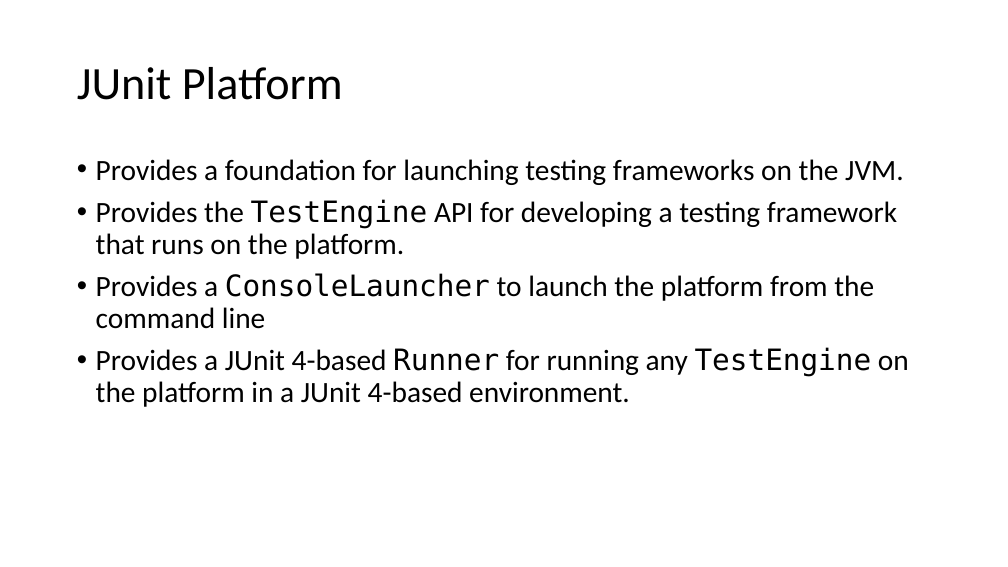
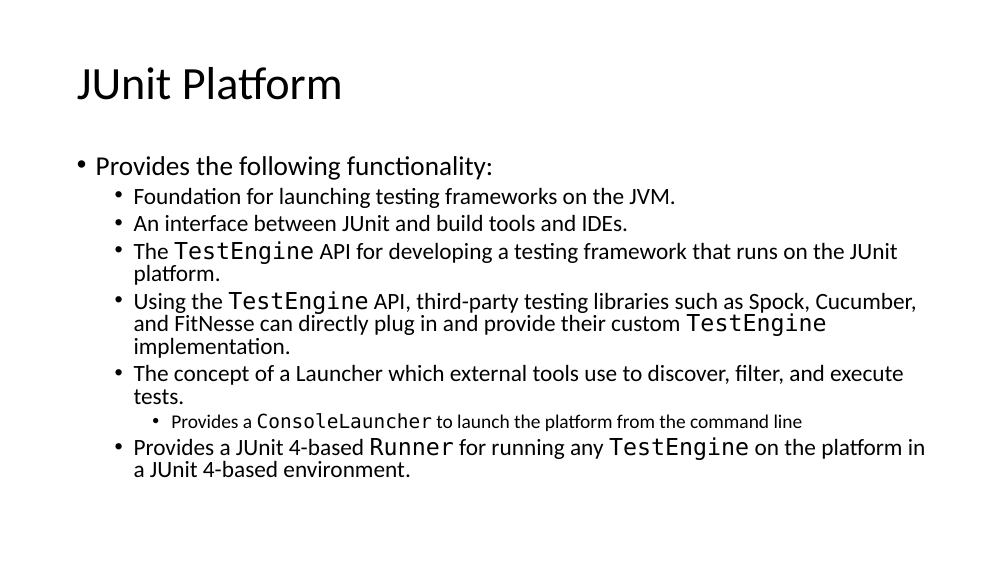
Before and after one commit to cebartling/test-driven, a slide deck: slide 3 of presentations/Introduction to JUnit 5.pptx. Drawn at 1008x567 pixels with LibreOffice and Linux fonts; fonts in the diff are those of the drawing. Boxes give left, top, right and bottom in pixels: in the first picture for what was removed or moved away, otherwise in the second. Text is boxed around its words. In the diff, an @@ line names an element or a change of style, - is before the commit and + after.

Commit message:
JUnit 5 presentation changes

```diff
--- a/presentations/Introduction to JUnit 5.pptx
+++ b/presentations/Introduction to JUnit 5.pptx
@@ text at box(96, 156, 917, 404): text changed; size 28 to 22.2 pt @@
-• Provides a foundation for launching testing frameworks on the JVM.
-• Provides the TestEngine API for developing a testing framework that runs on the platform.
+• Provides the following functionality:
+  • Foundation for launching testing frameworks on the JVM.
+  • An interface between JUnit and build tools and IDEs.
+  • The TestEngine API for developing a testing framework that runs on the JUnit platform.
+  • Using the TestEngine API, third-party testing libraries such as Spock, Cucumber, and FitNesse can directly plug in and provide their custom TestEngine implementation.
+  • The concept of a Launcher which external tools use to discover, filter, and execute tests.
@@ text at box(134, 413, 926, 477): size 28 to 18.5 pt in "Provides a ConsoleLauncher to launch the platform ..."; size 28 to 22.2 pt in "Provides a JUnit 4-based Runner for running ..."; list level 1 to 3 in "Provides a ConsoleLauncher to launch ..."; line spacing 0.9 to 0.8; list level 1 to 2 in "Provides a JUnit 4-based Runner ..." @@
```
Also in this commit, not shown: 14 other slides changed, 2 slides removed, 1 other file.
